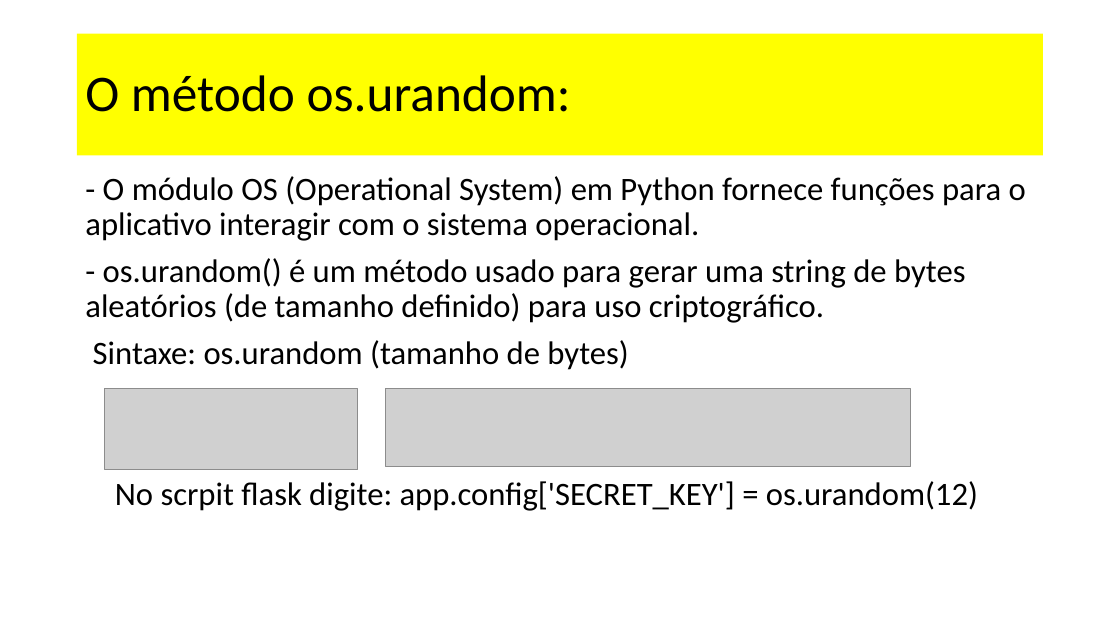
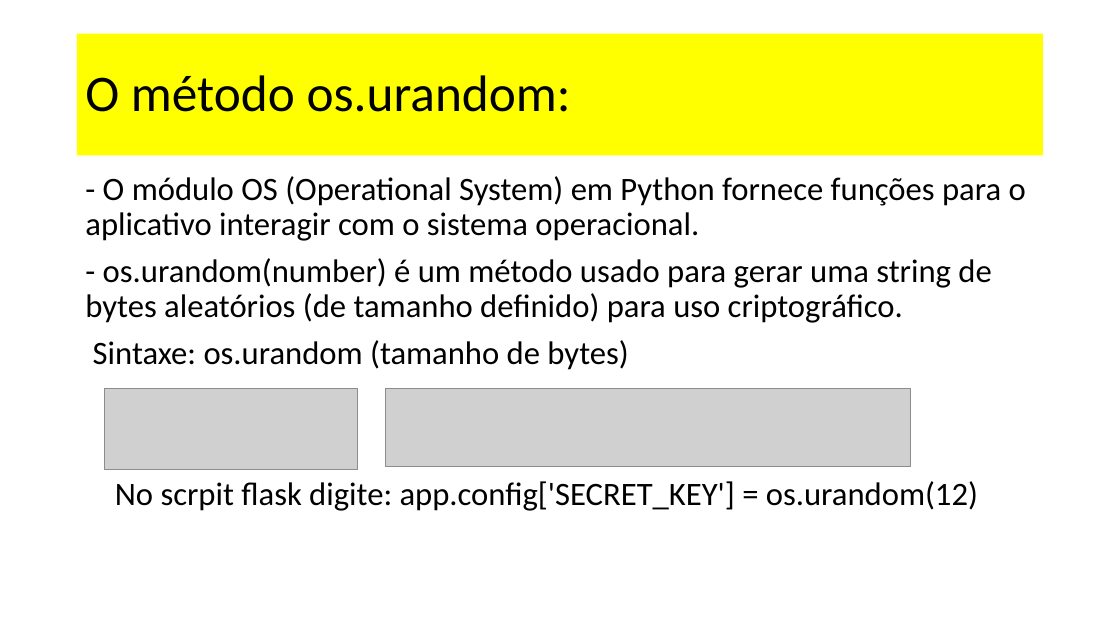
Before and after one commit to dourivaljunior/Curso-de-Flask, a slide deck: slide 8 of Aula 06 Flask.pptx. Drawn at 1120x630 pixels with LibreOffice and Linux fonts; fonts in the diff are those of the drawing; grey boxes stand for pictures. Boxes give left, top, right and bottom in pixels: in the first picture for what was removed or moved away, otherwise in the second. Text is boxed around its words. In the diff, an @@ line names an element or a change of style, - is before the commit and + after.

```diff
--- a/Aula 06 Flask.pptx
+++ b/Aula 06 Flask.pptx
@@ text at (85, 258, 991, 323): text changed @@
-- os.urandom() é um método usado para gerar uma string de bytes aleatórios (de tamanho definido) para uso criptográfico.
+- os.urandom(number) é um método usado para gerar uma string de bytes aleatórios (de tamanho definido) para uso criptográfico.
```
Also in this commit, not shown: 15 other slides changed, 6 slides added, 1 slide removed, 1 other file.
